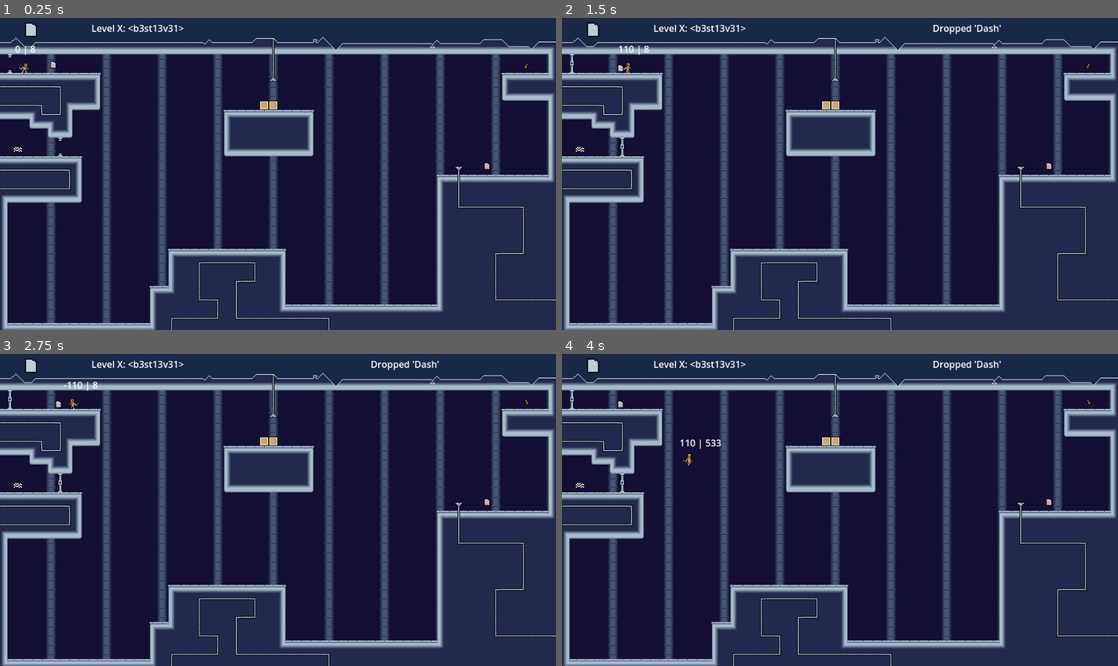
Above: before the commit, frames 1-4 (two rows, left to right).
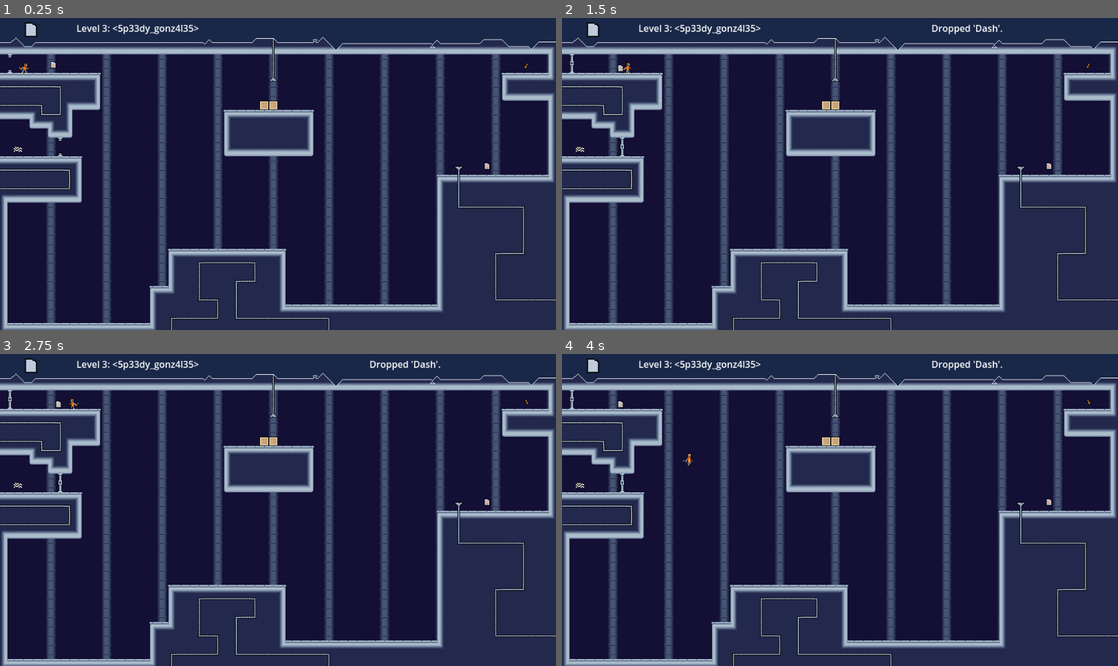
Above: after the commit, the same moments.

Repository: Cradac/H.O.R.S.T.
Game: Godot game, scene res://levels/level_3.tscn
Same seed, same stepped clock (60 frames per second), same inputs: the game is played once before the commit and once after it. This scene is started directly instead of the project's main scene.
Inputs:
- Up to frame 1 (0.25 s): no input
- Up to frame 2 (1.5 s): tap Enter at 0.5 s; hold Right (move_right) from 0.53 s (still down); tap F (action) at 0.6 s; tap Space (jump) at 0.77 s; tap 1 (drop_first) at 0.8, 1.35 s
- Up to frame 3 (2.75 s): tap Space (jump) at 1.52 s; tap 2 (drop_second) at 1.55, 2.1 s; release Right (move_right) at 2.03 s; hold Left (move_left) from 2.03 s (still down); tap F (action) at 2.3 s
- Up to frame 4 (4 s): release Left (move_left) at 2.78 s; hold Right (move_right) from 2.78 s (still down); tap F (action) at 2.85 s; tap Space (jump) at 3.02, 3.77 s; tap 1 (drop_first) at 3.05 s; tap E (action_2) at 3.6 s; tap 2 (drop_second) at 3.8 s

The runs differ from the first frame. In frame 1, 0.4% of the frame differs, in the area x 2-36%, y 2-12%; in frame 2, 0.6%; in frame 3, 0.6%; in frame 4, 0.6%, in the area x 13-80%, y 2-31%.

Commit message:
text changes

Diff:
--- a/Character.gd
+++ b/Character.gd
@@ -140,7 +140,7 @@
 
 func equip(extension: Extension) -> bool:
 	if (extensions.size() >= ram_size):
-		send_message.emit("Missing memory space to pick up '"+extension.get_name()+"'", 3)
+		send_message.emit("Can't pick up '"+extension.get_name()+"'. Limited memory space.", 3)
 		# TODO Add Warning Message to UI
 		return false
 
@@ -148,7 +148,7 @@
 	extensions.push_back(extension)
 
 	skill_inventory_change.emit(extensions)
-	send_message.emit("Picked up '"+extension.get_name()+"'", 3)
+	send_message.emit("Picked up '"+extension.get_name()+"'.", 3)
 	return true
 
 func drop(slot_index: int):
@@ -156,7 +156,7 @@
 	if slot_index >= extensions.size():
 		return
 	else:
-		send_message.emit("Dropped '"+extensions[slot_index].get_name()+"'", 3)
+		send_message.emit("Dropped '"+extensions[slot_index].get_name()+"'.", 3)
 		extensions[slot_index].handle_drop(self)
 		extensions.remove_at(slot_index)
 
@@ -165,9 +165,9 @@
 func pickup(item):
 	items.append(item)
 	item_inventory_change.emit(items)
-	send_message.emit("Picked up 'Key'", 3)
+	send_message.emit("Picked up 'Key'.", 3)
 
 func remove_item(item):
 	items.erase(item)
 	item_inventory_change.emit(items)
-	send_message.emit("Removed 'Key'", 3)
+	send_message.emit("Removed 'Key'.", 3)
--- a/character.tscn
+++ b/character.tscn
@@ -32,6 +32,7 @@
 text = "Beep Boop :D"
 
 [node name="speed" type="Label" parent="."]
+visible = false
 offset_left = -17.0
 offset_top = -40.0
 offset_right = 23.0
--- a/levels/level_1.tscn
+++ b/levels/level_1.tscn
@@ -33,7 +33,7 @@
 anchor_bottom = 0.0
 grow_horizontal = 1
 grow_vertical = 1
-level_name = "Level 1: <Nudelsuppe>"
+level_name = "Level 1: <nud3l5upp3>"
 
 [node name="Door1" parent="." node_paths=PackedStringArray("key") instance=ExtResource("5_nc5yi")]
 position = Vector2(305, 512)
--- a/levels/level_2.tscn
+++ b/levels/level_2.tscn
@@ -34,7 +34,7 @@
 position = Vector2(34, 512)
 
 [node name="IngameUI" parent="." instance=ExtResource("3_3vskh")]
-level_name = "Level 2: <todo>"
+level_name = "Level 2: <limit3d_m3m0ry>"
 
 [node name="DoubleJump" parent="." instance=ExtResource("5_o36my")]
 position = Vector2(71, 512)
@@ -57,4 +57,4 @@
 
 [node name="finish_flag" parent="." instance=ExtResource("7_4o5ml")]
 position = Vector2(935, 360)
-target_scene = "res://ui/MainMenu.tscn"
+target_scene = "res://levels/level_3.tscn"
--- a/levels/level_3.tscn
+++ b/levels/level_3.tscn
@@ -35,6 +35,7 @@
 position = Vector2(43, 83)
 
 [node name="IngameUI" parent="." instance=ExtResource("3_kra16")]
+level_name = "Level 3: <5p33dy_gonz4l35>"
 
 [node name="Dash-Skillshard" parent="." instance=ExtResource("4_w4dpf")]
 position = Vector2(92, 82)
@@ -46,6 +47,7 @@
 
 [node name="finish-flag" parent="." instance=ExtResource("6_q0a3g")]
 position = Vector2(30, 230)
+target_scene = "res://ui/MainMenu.tscn"
 
 [node name="starting-door" parent="." instance=ExtResource("7_j2omi")]
 position = Vector2(17, 80)
Not shown: 1 places in levels/level_1.tscn that only renumber resources
Not shown: 1 places in levels/level_2.tscn that only renumber resources
